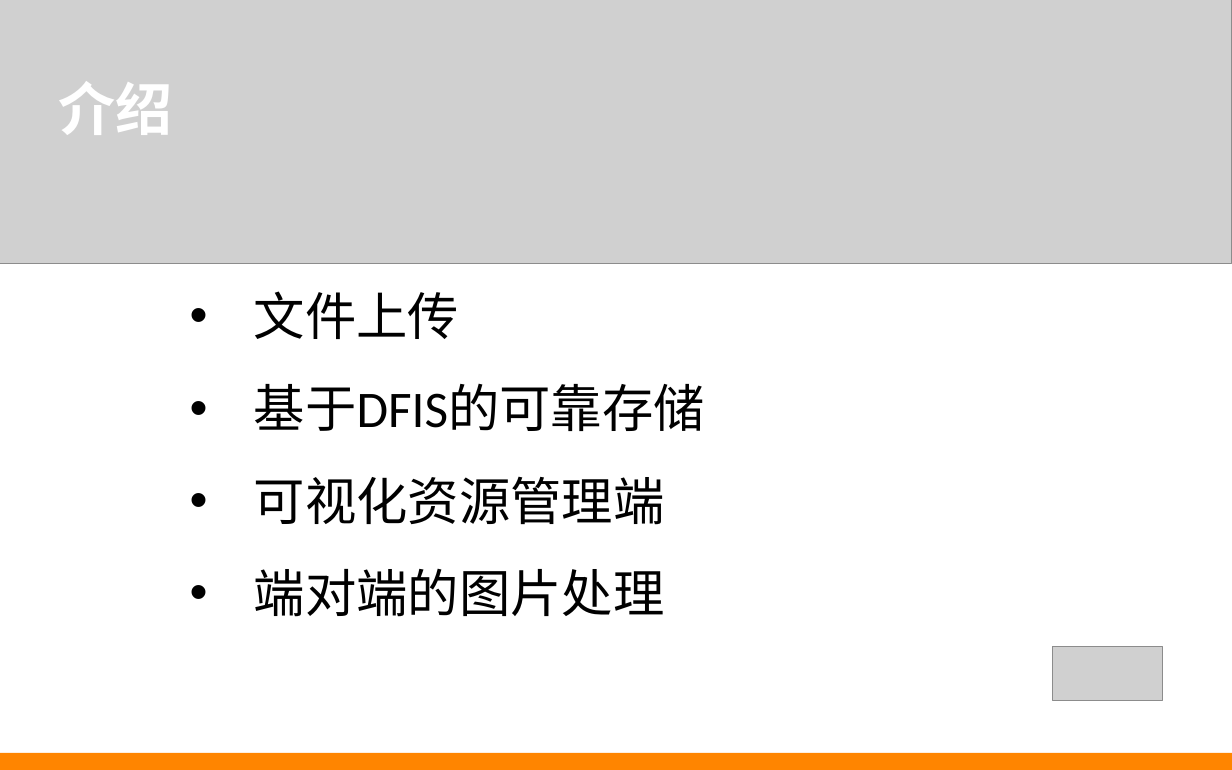
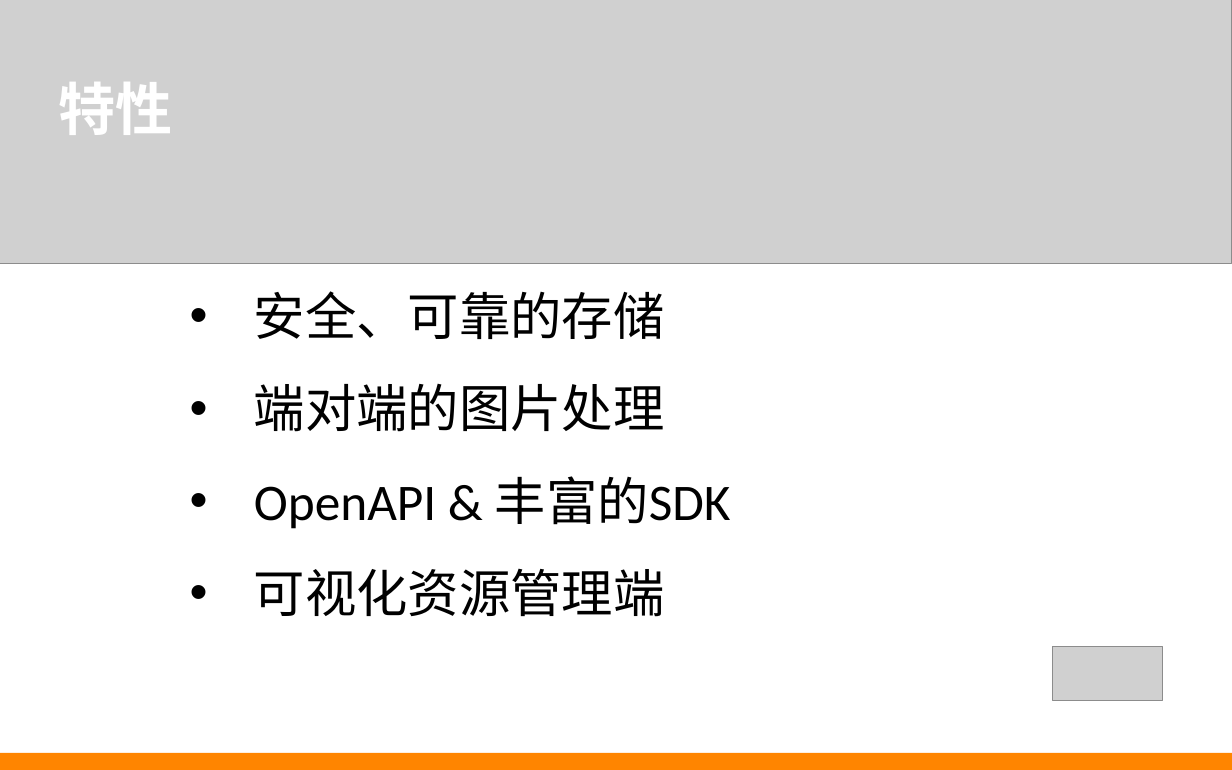
Before and after one commit to by46/mnemosyne, a slide deck: slide 6 of im.ppt. Drawn at 1232x770 pixels with LibreOffice and Linux fonts; fonts in the diff are those of the drawing; grey boxes stand for pictures. Boxes give left, top, right and bottom in pixels: in the first picture for what was removed or moved away, otherwise in the second. Text is boxed around its words. In the diff, an @@ line names an element or a change of style, - is before the commit and + after.

```diff
--- a/im.ppt
+++ b/im.ppt
@@ text at [58, 82, 172, 135]: text changed @@
-介绍
+特性
@@ text at [254, 291, 731, 529]: text changed @@
-• 文件上传
-• 基于DFIS的可靠存储
+• 安全、可靠的存储
+• 端对端的图片处理
+• OpenAPI & 丰富的SDK
@@ text at [254, 569, 665, 617]: paragraph removed @@
-• 端对端的图片处理
```
Also in this commit, not shown: 7 other slides changed, 1 slide added, 1 slide removed.
